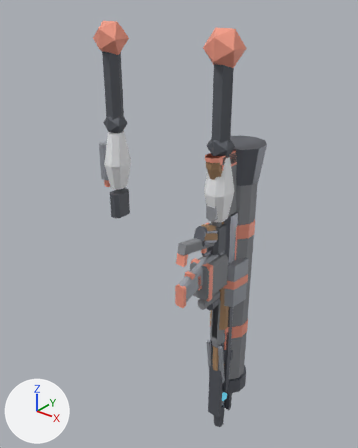
An edit to the glTF model game/player/robot/needle_arms.glb, drawn before and after from the same camera.
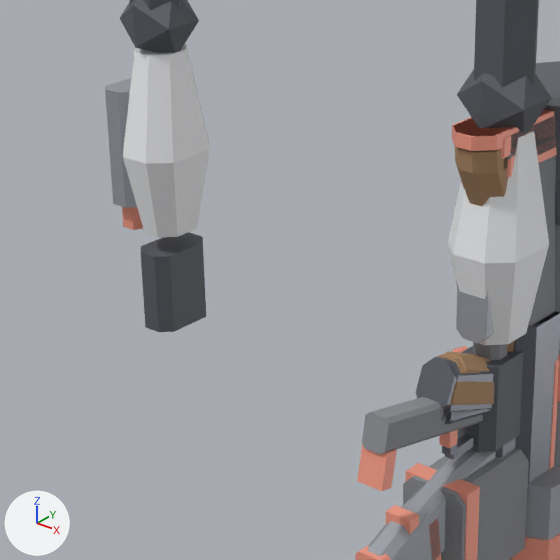
Each version appears first whole from a 50 mm camera at (0.991, -1.164, 1.555) aimed at (0.012, 0.061, 0.796), and next in a close-up on the part from 19% to 66% of the width and 26% to 64% of the height. Every picture has the same lights, and +X, +Y and +Z are marked at lower left. The older version's two pictures come first. Vertices at exactly the same position are counted once.

Before the edit, the objects in view are built like this:
```python
ob_needlearms = bpy.data.objects.new('NeedleArms', me_needlearms)
ob_needlearms.location = (0.0, 0.0, 0.0)
```
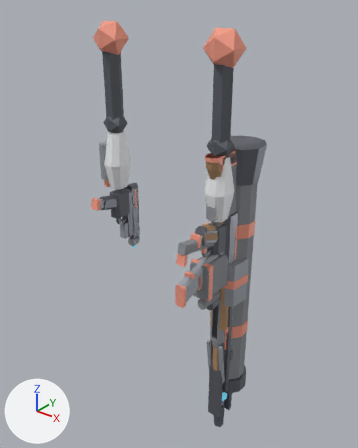
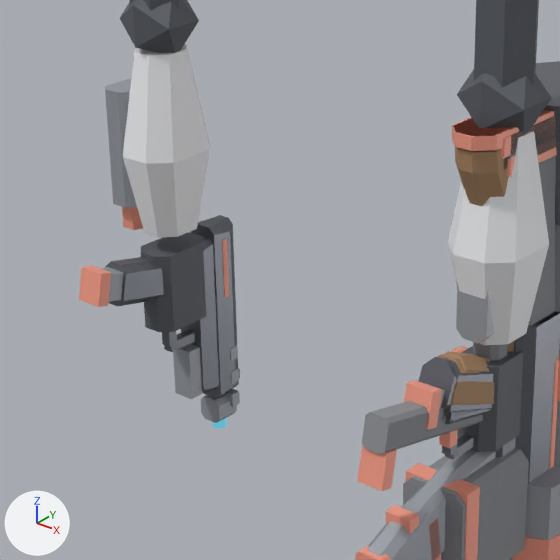
Changed parts and their boxes [x1, y1, x2, y2] in the close-ups (560 x 560 px):
'NeedleArms', reshaped: before [105, 0, 560, 560]; after [79, 0, 560, 560]
part 1 of me_needlearms, added: after [105, 257, 164, 306]
part 2 of me_needlearms, added: after [181, 234, 219, 392]
part 3 of me_needlearms, added: after [162, 331, 177, 347]
part 4 of me_needlearms, added: after [164, 330, 195, 352]
part 5 of me_needlearms, added: after [191, 215, 239, 399]
part 6 of me_needlearms, added: after [173, 344, 203, 399]
part 7 of me_needlearms, added: after [230, 345, 238, 361]
part 8 of me_needlearms, added: after [231, 368, 239, 384]
part 9 of me_needlearms, added: after [225, 389, 240, 407]
part 10 of me_needlearms, added: after [201, 394, 237, 423]
part 11 of me_needlearms, added: after [404, 380, 442, 430]
part 12 of me_needlearms, added: after [222, 239, 229, 298]
part 13 of me_needlearms, added: after [79, 266, 111, 307]
part 14 of me_needlearms, added: after [212, 418, 227, 429]
part 15 of me_needlearms, added: after [100, 267, 123, 302]

What changed in the scene script:
```text
Change me_needlearms:
    remove me_needlearms.from_pydata(...)  # 3262 vertices, 5619 faces; spans x -0.285..0.289, y -0.191..0.193, z -0.025..1.449
    add me_needlearms.from_pydata(...)  # 3590 vertices, 6155 faces; spans x -0.285..0.289, y -0.191..0.193, z -0.025..1.449
    me_needlearms part 1: the loose piece of 16 vertices spanning x 0.198..0.232, y -0.094..0.026, z 0.815..0.895 is copied, and the copy is turned 6 degrees about the x axis through its middle and scaled by 0.991, then moved by (-0.43, 0.0, -0.004), in mat_akimbo_gun (grey #73767e); it spans x -0.231..-0.199, y -0.093..0.025, z 0.817..0.885
    me_needlearms part 2: the loose piece of 16 vertices spanning x 0.197..0.233, y 0.022..0.05, z 0.675..0.875 is copied, and the copy is scaled about its middle by (0.872, 0.929, 0.947), then moved by (-0.43, -0.001, 0.005), in mat_akimbo_gun (grey #73767e); it spans x -0.231..-0.199, y 0.022..0.048, z 0.685..0.875
    me_needlearms part 3: a new loose piece, a box spanning x -0.221..-0.209, y -0.018..-0.007, z 0.763..0.823, in mat_akimbo_gun (grey #73767e)
    me_needlearms part 4: a new loose piece, a box spanning x -0.221..-0.209, y -0.015..0.023, z 0.756..0.766, in mat_akimbo_gun (grey #73767e)
    me_needlearms part 5: the loose piece of 24 vertices spanning x 0.194..0.236, y 0.05..0.09, z 0.658..0.892 is copied, and the copy is scaled about its middle by (0.848, 0.905, 0.915), then moved by (-0.43, -0.004, 0.005), in mat_akimbo_gun (grey #73767e); it spans x -0.233..-0.197, y 0.048..0.084, z 0.673..0.887
    me_needlearms part 6: a new loose piece, a box spanning x -0.228..-0.202, y 0.005..0.023, z 0.69..0.75, in mat_akimbo_detail (grey #a2a6ad)
    me_needlearms part 7: a new loose piece, a box spanning x -0.234..-0.196, y 0.066..0.078, z 0.717..0.733, in mat_akimbo_detail (grey #a2a6ad)
    me_needlearms part 8: a new loose piece, a box spanning x -0.234..-0.196, y 0.066..0.078, z 0.687..0.703, in mat_akimbo_detail (grey #a2a6ad)
    me_needlearms part 9: a new loose piece, a box spanning x -0.234..-0.196, y 0.066..0.078, z 0.657..0.673, in mat_akimbo_detail (grey #a2a6ad)
    me_needlearms part 10: the loose piece of 16 vertices spanning x 0.165..0.195, y 0.061..0.079, z 0.688..0.723 is copied, and the copy is scaled about its middle by (0.969, 1.67, 0.811), then moved by (-0.395, -0.008, -0.05), in mat_akimbo_detail (grey #a2a6ad); it spans x -0.23..-0.2, y 0.047..0.077, z 0.64..0.67
    me_needlearms part 11: the loose piece of 8 vertices spanning x 0.201..0.229, y -0.191..-0.169, z 0.816..0.854 is copied, and the copy is moved by (0.0, 0.065, 0.034), in mat_akimbo_accent (beige #f9a089); it spans x 0.2..0.23, y -0.126..-0.104, z 0.85..0.888
    me_needlearms part 12: a new loose piece, a box spanning x -0.234..-0.196, y 0.0605..0.0675, z 0.8..0.87, in mat_akimbo_accent (beige #f9a089)
    me_needlearms part 13: the loose piece of 8 vertices spanning x 0.201..0.229, y -0.191..-0.169, z 0.816..0.854 is copied, and the copy is moved by (-0.43, 0.065, 0.034), in mat_akimbo_accent (beige #f9a089); it spans x -0.23..-0.2, y -0.126..-0.104, z 0.85..0.888
    me_needlearms part 14: a new loose piece, a 6-sided cylinder along z spanning x -0.224..-0.206, y 0.054..0.07, z 0.628..0.648, in mat_akimbo_lens (dark blue #3f5969, glowing cyan #59b3cb)
    me_needlearms part 15: 8 vertices added at x -0.227..-0.203, y -0.117..0.017, z 0.827..0.883
    other edits to the shape of me_needlearms do not show in these pictures
    add me_needlearms.materials.append(mat_akimbo_gun)  # grey #73767e
    add me_needlearms.materials.append(mat_akimbo_detail)  # grey #a2a6ad
    add me_needlearms.materials.append(mat_akimbo_accent)  # beige #f9a089
    add me_needlearms.materials.append(mat_akimbo_lens)  # dark blue #3f5969, glowing cyan #59b3cb
```
